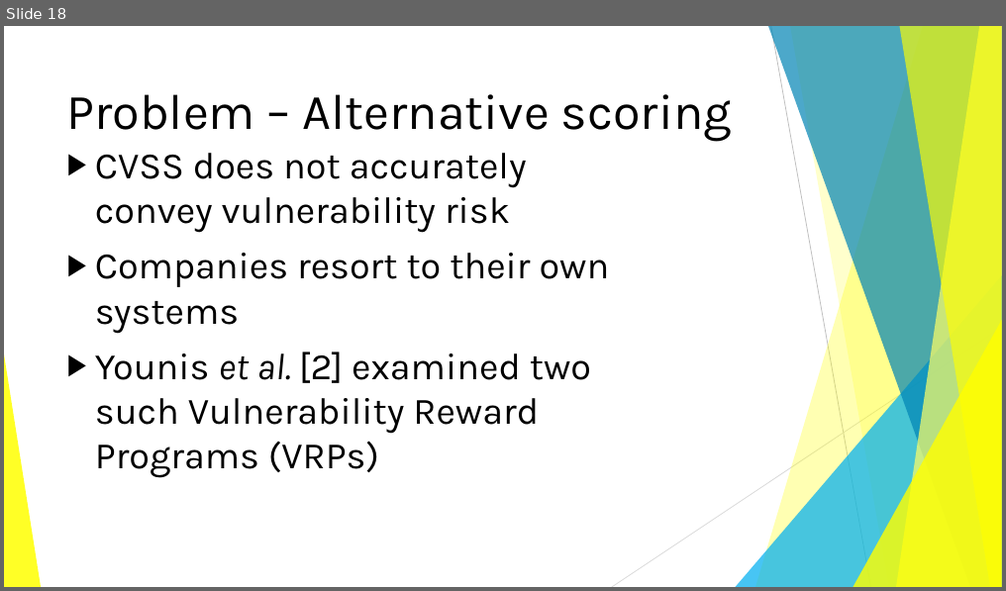
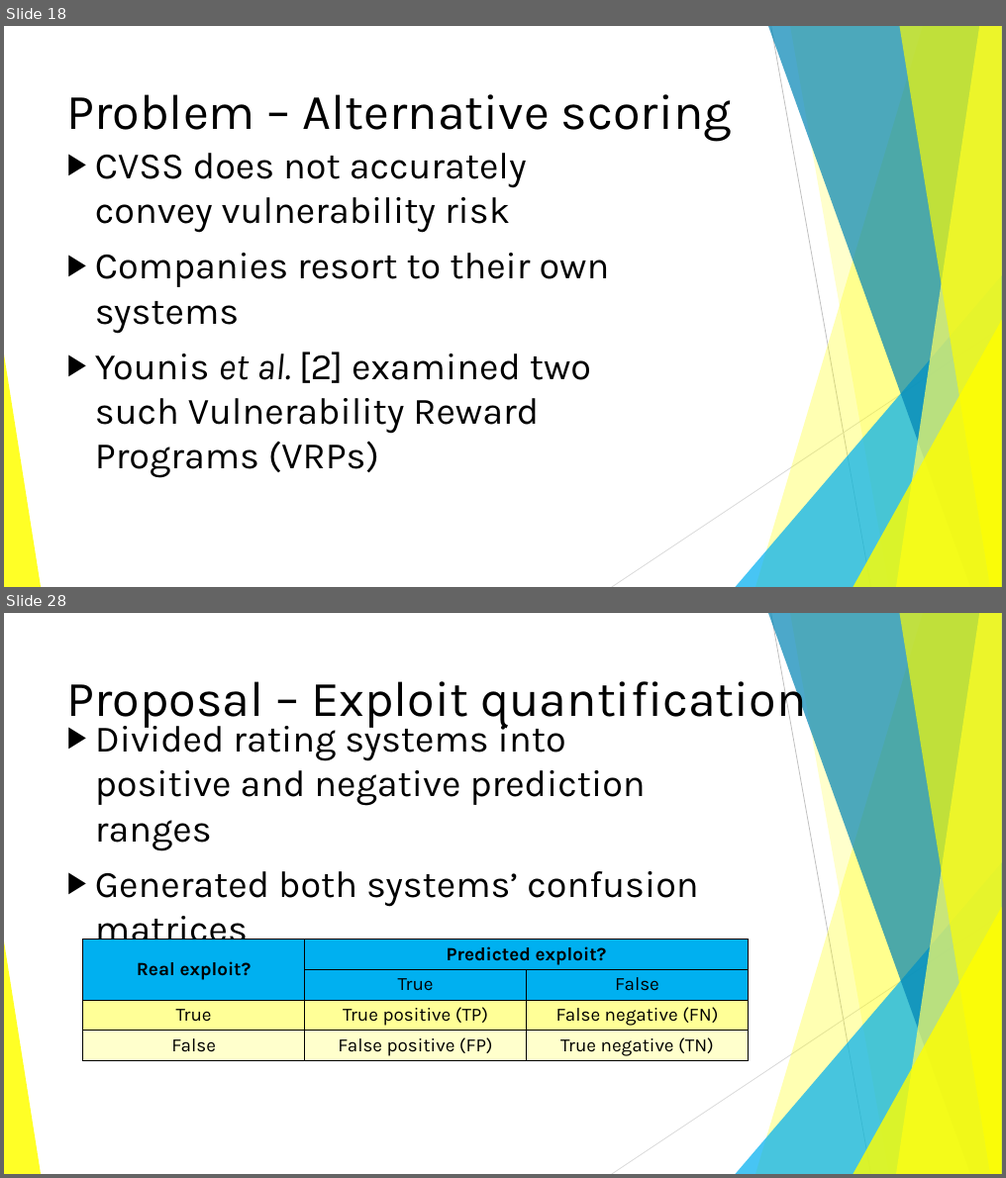
Before and after one commit to BenChurch/Winter2017, a slide deck: CISC848/ProposalPresentation/CvssOptimizationProposal.pptx. Shown one above the other, each under a label of ours: slide 18 before the commit, slides 18 and 28 after it; the slides between them are not shown. The pictures are 1006x591 and 1006x1178 pixels, drawn with LibreOffice and Linux fonts; fonts in the diff are those of the drawing. Boxes give left, top, right and bottom in pixels: in the first picture for what was removed or moved away, otherwise in the second. Text is boxed around its words. In the diff, an @@ line names an element or a change of style, - is before the commit and + after.

```diff
--- a/CISC848/ProposalPresentation/CvssOptimizationProposal.pptx
+++ b/CISC848/ProposalPresentation/CvssOptimizationProposal.pptx
@@ slide 28 added at (x1=4, y1=613, x2=1002, y2=1174), background #FFFFFF; not listed: 10 template elements that a slide beside it also shows @@
@@ title added at (x1=67, y1=671, x2=807, y2=729), 48 pt, text #000000 @@
+Proposal – Exploit quantification
@@ text added at (x1=95, y1=718, x2=698, y2=952), 36 pt, text #000000 @@
+▶ Divided rating systems into positive and negative prediction ranges
+▶ Generated both systems’ confusion matrices
@@ table added at (x1=82, y1=940, x2=747, y2=1060), 4 rows, 3 columns @@
+Real exploit? | Predicted exploit? | 
+ | True | False
+True | True positive (TP) | False negative (FN)
+False | False positive (FP) | True negative (TN)
```
Also in this commit, not shown: 8 slides changed, 9 other slides added, 1 other file.
